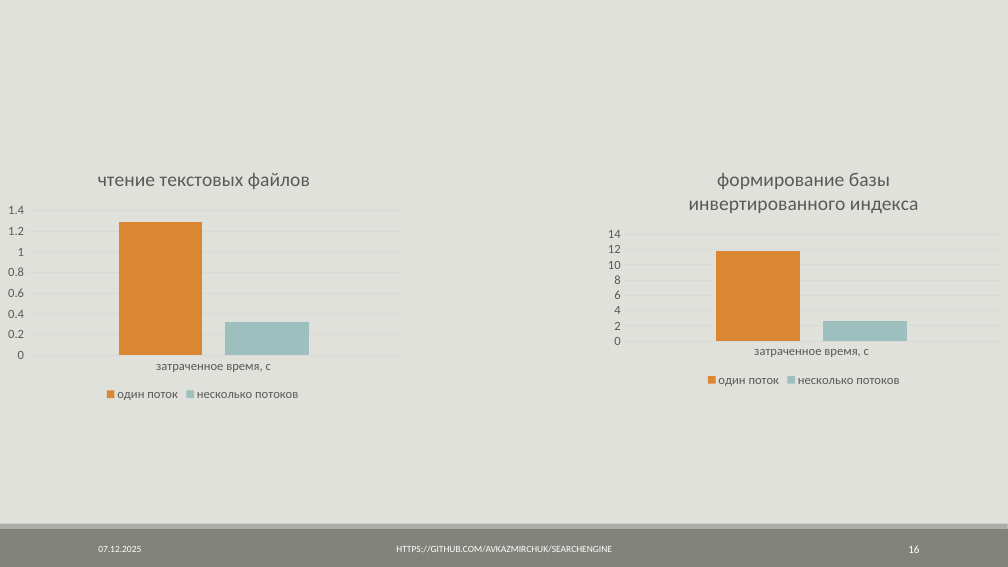
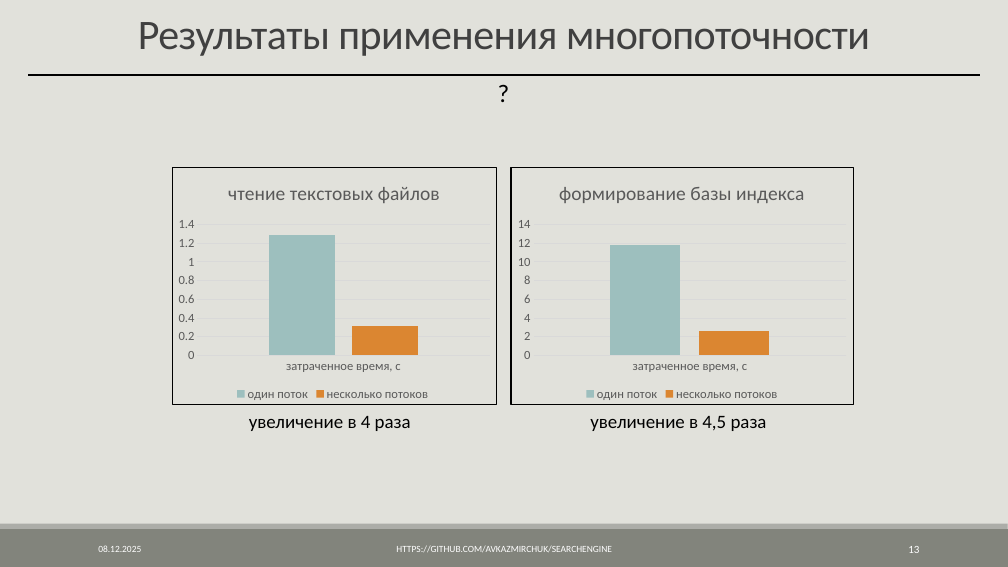
Before and after one commit to AVKazmirchuk/SearchEngine, a slide deck: slide 13 of presentation/защита.pptx (slide 16 before the commit). Drawn at 1008x567 pixels with LibreOffice and Linux fonts; fonts in the diff are those of the drawing. Boxes give left, top, right and bottom in pixels: in the first picture for what was removed or moved away, otherwise in the second. Text is boxed around its words. In the diff, an @@ line names an element or a change of style, - is before the commit and + after.

Commit message:
update presentation

```diff
--- a/presentation/защита.pptx
+++ b/presentation/защита.pptx
@@ text added at bbox=[138, 22, 870, 56], 40 pt, text #404040 @@
+Результаты применения многопоточности
@@ text added at bbox=[0, 74, 1007, 112], 24 pt, text #000000 @@
+?
@@ line added from (29, 75) to (981, 75), #000000 2 pt @@
@@ column chart at bbox=[172, 167, 497, 405] @@
@@ colour of один поток #DB8631 to #9DBFBE @@
@@ colour of несколько потоков  #9DBFBE to #DB8631 @@
@@ border changed @@
@@ column chart: place and size @@
-column chart at bbox=[0, 153, 408, 405]
+column chart at bbox=[172, 167, 497, 405]
@@ column chart at bbox=[510, 167, 854, 405] @@
@@ title "формирование базы инвертированного индекса " to "формирование базы индекса " @@
@@ colour of один поток #DB8631 to #9DBFBE @@
@@ colour of несколько потоков #9DBFBE to #DB8631 @@
@@ border changed @@
@@ column chart: place and size @@
-column chart at bbox=[600, 153, 1008, 390]
+column chart at bbox=[510, 167, 854, 405]
@@ text added at bbox=[249, 416, 411, 431], 18 pt, text #000000 @@
+увеличение в 4 раза
@@ text added at bbox=[590, 416, 767, 431], 18 pt, text #000000 @@
+увеличение в 4,5 раза
@@ page number at bbox=[908, 546, 919, 553]: text changed @@
-16
+13
```
Also in this commit, not shown: 25 other slides changed, 6 other files.
